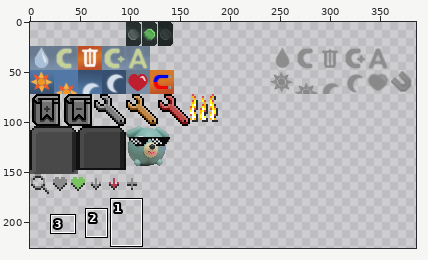
One commit to this sprite sheet: assets/nei/textures/nei_sprites.png. Above, an overview of the earlier version with the close-up marked.
Close-up. Earlier state:
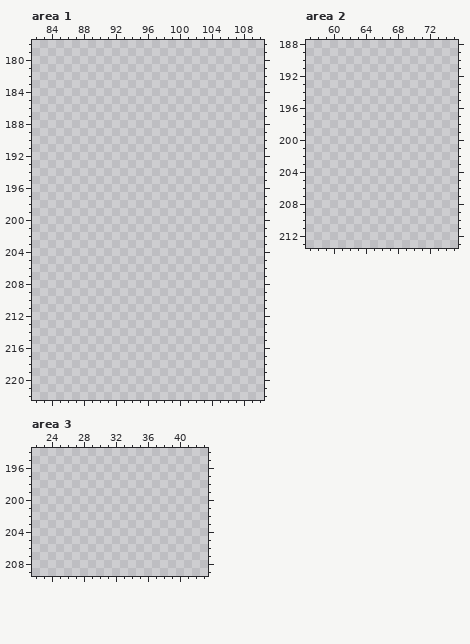
The file is 512x512 pixels. Shown: area 1: x 82..110, y 178..222; area 2: x 57..75, y 188..213; area 3: x 22..43, y 194..209. The wide view leaves out empty margins. The commit also changed other parts of the picture, which this record leaves out.
Now the later version:
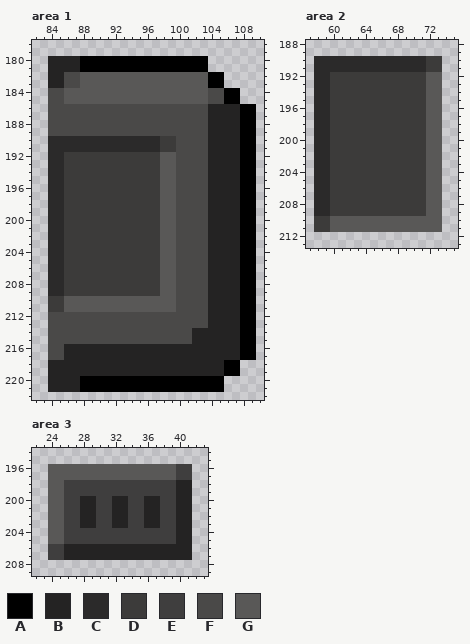
Palette (. is transparent): A #000000  B #242323  C #2b2a2a  D #3c3b3a  E #3f3e3e  F #4a4948  G #595857
Change:
--- area 1
@@ x 82..110 @@
 179 .............................
-180 .............................
-181 .............................
-182 .............................
-183 .............................
-184 .............................
-185 .............................
-186 .............................
-187 .............................
-188 .............................
-189 .............................
-190 .............................
-191 .............................
-192 .............................
-193 .............................
-194 .............................
-195 .............................
-196 .............................
-197 .............................
-198 .............................
-199 .............................
-200 .............................
-201 .............................
-202 .............................
-203 .............................
-204 .............................
-205 .............................
-206 .............................
-207 .............................
-208 .............................
-209 .............................
-210 .............................
-211 .............................
-212 .............................
-213 .............................
-214 .............................
-215 .............................
-216 .............................
-217 .............................
-218 .............................
-219 .............................
-220 .............................
-221 .............................
+180 ..BBBBAAAAAAAAAAAAAAAA.......
+181 ..BBBBAAAAAAAAAAAAAAAA.......
+182 ..BBFFGGGGGGGGGGGGGGGGAA.....
+183 ..BBFFGGGGGGGGGGGGGGGGAA.....
+184 ..FFGGGGGGGGGGGGGGGGGGFFAA...
+185 ..FFGGGGGGGGGGGGGGGGGGFFAA...
+186 ..FFFFFFFFFFFFFFFFFFFFBBBBAA.
+187 ..FFFFFFFFFFFFFFFFFFFFBBBBAA.
+188 ..FFFFFFFFFFFFFFFFFFFFBBBBAA.
+189 ..FFFFFFFFFFFFFFFFFFFFBBBBAA.
+190 ..CCCCCCCCCCCCCCDDFFFFBBBBAA.
+191 ..CCCCCCCCCCCCCCDDFFFFBBBBAA.
+192 ..CCDDDDDDDDDDDDGGFFFFBBBBAA.
+193 ..CCDDDDDDDDDDDDGGFFFFBBBBAA.
+194 ..CCDDDDDDDDDDDDGGFFFFBBBBAA.
+195 ..CCDDDDDDDDDDDDGGFFFFBBBBAA.
+196 ..CCDDDDDDDDDDDDGGFFFFBBBBAA.
+197 ..CCDDDDDDDDDDDDGGFFFFBBBBAA.
+198 ..CCDDDDDDDDDDDDGGFFFFBBBBAA.
+199 ..CCDDDDDDDDDDDDGGFFFFBBBBAA.
+200 ..CCDDDDDDDDDDDDGGFFFFBBBBAA.
+201 ..CCDDDDDDDDDDDDGGFFFFBBBBAA.
+202 ..CCDDDDDDDDDDDDGGFFFFBBBBAA.
+203 ..CCDDDDDDDDDDDDGGFFFFBBBBAA.
+204 ..CCDDDDDDDDDDDDGGFFFFBBBBAA.
+205 ..CCDDDDDDDDDDDDGGFFFFBBBBAA.
+206 ..CCDDDDDDDDDDDDGGFFFFBBBBAA.
+207 ..CCDDDDDDDDDDDDGGFFFFBBBBAA.
+208 ..CCDDDDDDDDDDDDGGFFFFBBBBAA.
+209 ..CCDDDDDDDDDDDDGGFFFFBBBBAA.
+210 ..DDGGGGGGGGGGGGGGFFFFBBBBAA.
+211 ..DDGGGGGGGGGGGGGGFFFFBBBBAA.
+212 ..FFFFFFFFFFFFFFFFFFFFBBBBAA.
+213 ..FFFFFFFFFFFFFFFFFFFFBBBBAA.
+214 ..FFFFFFFFFFFFFFFFFFBBBBBBAA.
+215 ..FFFFFFFFFFFFFFFFFFBBBBBBAA.
+216 ..FFBBBBBBBBBBBBBBBBBBBBBBAA.
+217 ..FFBBBBBBBBBBBBBBBBBBBBBBAA.
+218 ..BBBBBBBBBBBBBBBBBBBBBBAA...
+219 ..BBBBBBBBBBBBBBBBBBBBBBAA...
+220 ..BBBBAAAAAAAAAAAAAAAAAA.....
+221 ..BBBBAAAAAAAAAAAAAAAAAA.....
 222 .............................
--- area 2
@@ x 57..75 @@
 189 ...................
-190 ...................
-191 ...................
-192 ...................
-193 ...................
-194 ...................
-195 ...................
-196 ...................
-197 ...................
-198 ...................
-199 ...................
-200 ...................
-201 ...................
-202 ...................
-203 ...................
-204 ...................
-205 ...................
-206 ...................
-207 ...................
-208 ...................
-209 ...................
-210 ...................
-211 ...................
+190 .CCCCCCCCCCCCCCDD..
+191 .CCCCCCCCCCCCCCDD..
+192 .CCDDDDDDDDDDDDGG..
+193 .CCDDDDDDDDDDDDGG..
+194 .CCDDDDDDDDDDDDGG..
+195 .CCDDDDDDDDDDDDGG..
+196 .CCDDDDDDDDDDDDGG..
+197 .CCDDDDDDDDDDDDGG..
+198 .CCDDDDDDDDDDDDGG..
+199 .CCDDDDDDDDDDDDGG..
+200 .CCDDDDDDDDDDDDGG..
+201 .CCDDDDDDDDDDDDGG..
+202 .CCDDDDDDDDDDDDGG..
+203 .CCDDDDDDDDDDDDGG..
+204 .CCDDDDDDDDDDDDGG..
+205 .CCDDDDDDDDDDDDGG..
+206 .CCDDDDDDDDDDDDGG..
+207 .CCDDDDDDDDDDDDGG..
+208 .CCDDDDDDDDDDDDGG..
+209 .CCDDDDDDDDDDDDGG..
+210 .DDGGGGGGGGGGGGGG..
+211 .DDGGGGGGGGGGGGGG..
 212 ...................
--- area 3
@@ x 22..43 @@
 195 ......................
-196 ......................
-197 ......................
-198 ......................
-199 ......................
-200 ......................
-201 ......................
-202 ......................
-203 ......................
-204 ......................
-205 ......................
-206 ......................
-207 ......................
+196 ..GGGGGGGGGGGGGGGGEE..
+197 ..GGGGGGGGGGGGGGGGEE..
+198 ..GGEEEEEEEEEEEEEEBB..
+199 ..GGEEEEEEEEEEEEEEBB..
+200 ..GGEEBBEEBBEEBBEEBB..
+201 ..GGEEBBEEBBEEBBEEBB..
+202 ..GGEEBBEEBBEEBBEEBB..
+203 ..GGEEBBEEBBEEBBEEBB..
+204 ..GGEEEEEEEEEEEEEEBB..
+205 ..GGEEEEEEEEEEEEEEBB..
+206 ..EEBBBBBBBBBBBBBBBB..
+207 ..EEBBBBBBBBBBBBBBBB..
 208 ......................
Boxes around the changes in both close-ups, in picture pixels (x1, y1, x2, y2):
added: (48, 56, 256, 392)
added: (314, 56, 442, 232)
added: (48, 464, 192, 560)
